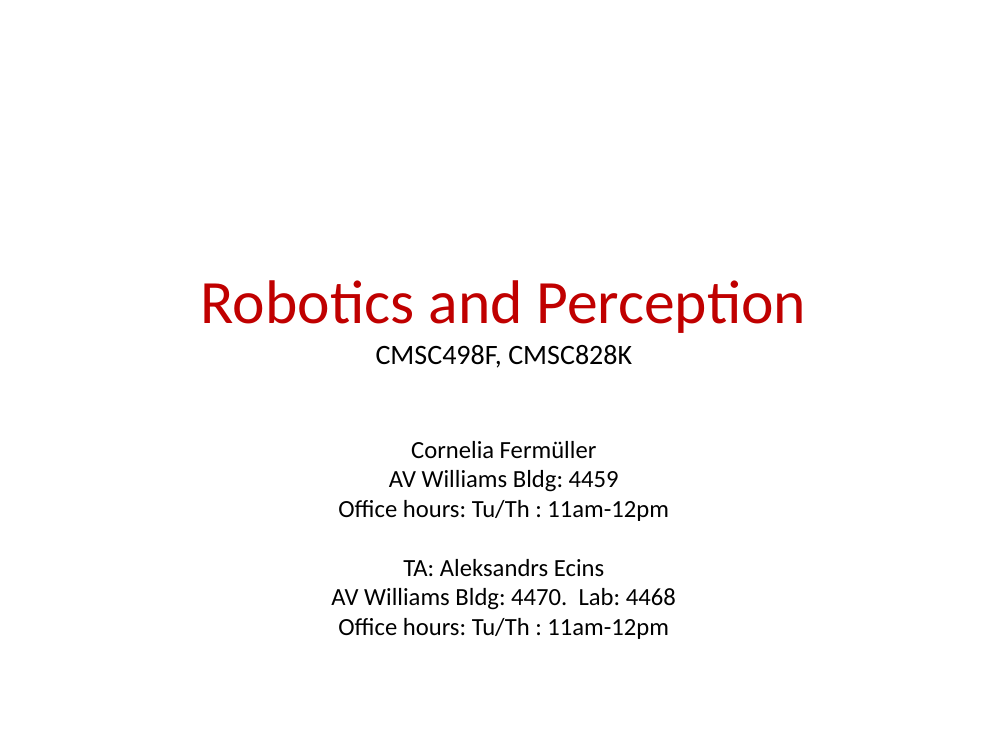
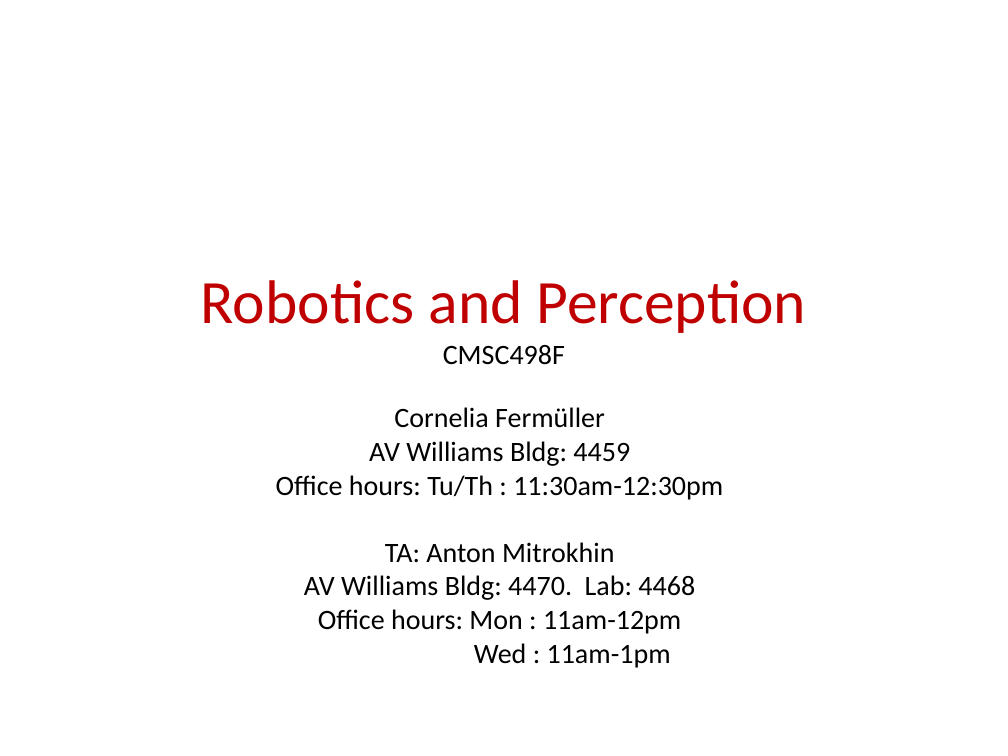
Before and after one commit to amitrokh/CMSC498F, a slide deck: slide 1 of lectures/week_1/Intro.pptx. Drawn at 1008x756 pixels with LibreOffice and Linux fonts; fonts in the diff are those of the drawing. Boxes give left, top, right and bottom in pixels: in the first picture for what was removed or moved away, otherwise in the second. Text is boxed around its words. In the diff, an @@ line names an element or a change of style, - is before the commit and + after.

```diff
--- a/lectures/week_1/Intro.pptx
+++ b/lectures/week_1/Intro.pptx
@@ title at [201,280,807,365]: text changed @@
-Robotics and Perception
-CMSC498F, CMSC828K
+Robotics and Perception
+CMSC498F
@@ subtitle "Cornelia Fermüller": place and size @@
-subtitle "Cornelia Fermüller" at [331,441,676,636]
+subtitle "Cornelia Fermüller" at [276,407,723,634]
@@ subtitle at [304,407,695,600]: size 17.6 to 20 pt in "Cornelia Fermüller", "AV Williams Bldg: 4459", "AV Williams Bldg: 4470. Lab: 4468" @@
@@ subtitle at [276,475,723,563]: text changed; size 17.6 to 20 pt @@
-Office hours: Tu/Th : 11am-12pm
-TA: Aleksandrs Ecins
+Office hours: Tu/Th : 11:30am-12:30pm
+TA: Anton Mitrokhin
@@ subtitle at [318,609,681,634]: text changed; size 17.6 to 20 pt @@
-Office hours: Tu/Th : 11am-12pm
+Office hours: Mon : 11am-12pm
+Wed : 11am-1pm
```
Also in this commit, not shown: 12 other slides changed.
